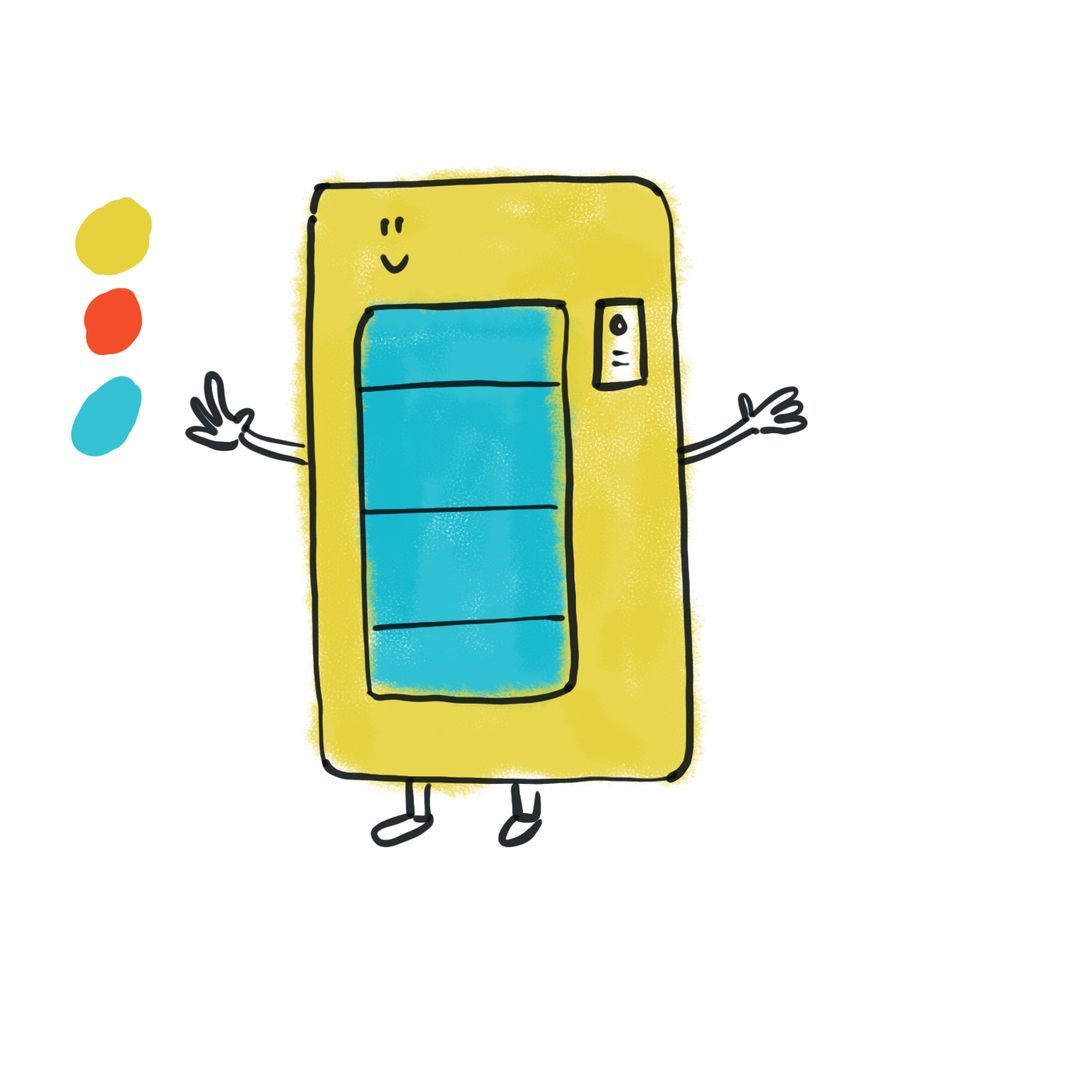
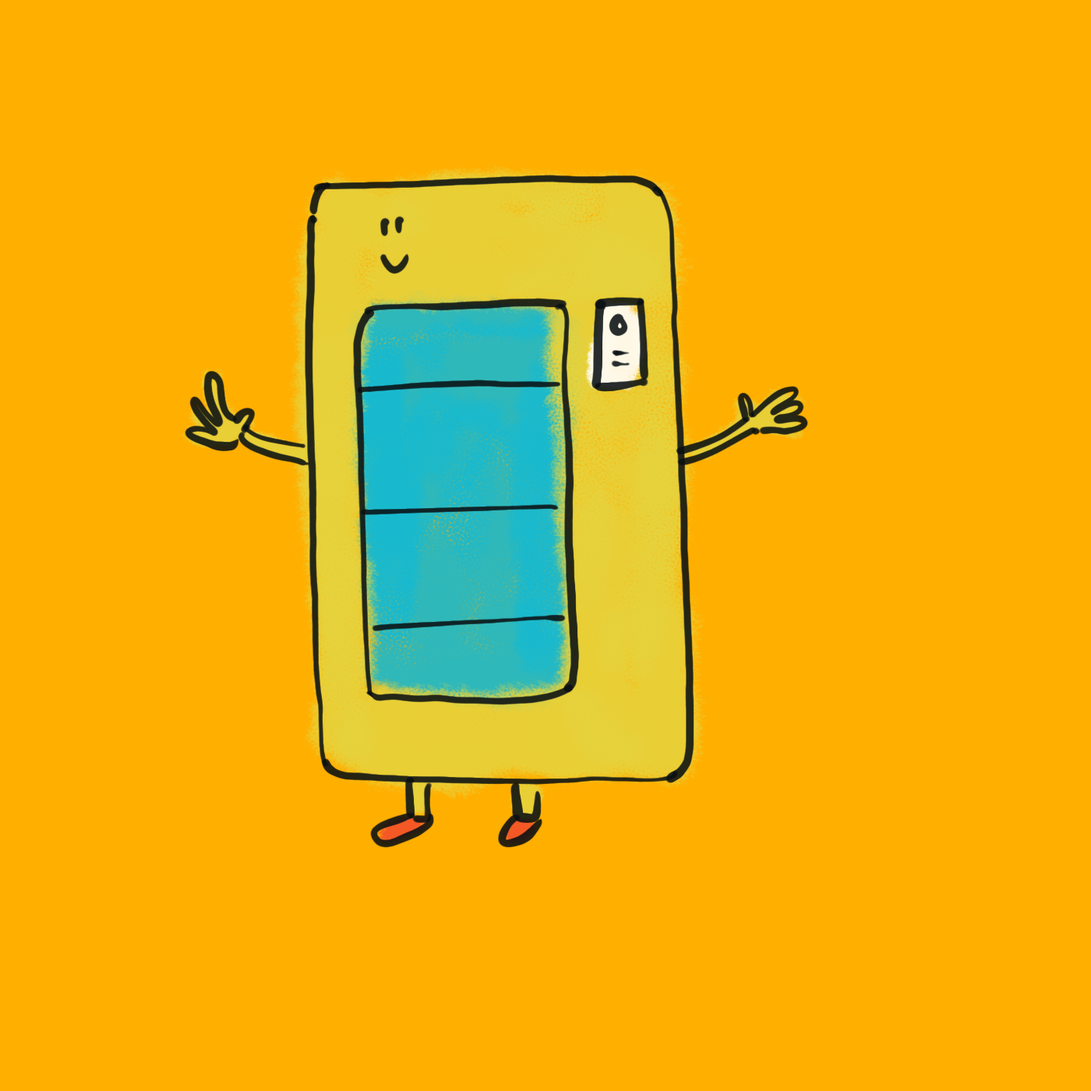
The second 1091 × 1091 image is a revision of the first. Changes to its layers:
painted on "Layer 4" over (180, 297, 808, 848)
hid "palette" over (70, 196, 153, 457)
removed layer "Layer 0 copy" over (19, 0, 1091, 1090)
added layer "Color Fill 1" above "Layer 0" over (0, 0, 1091, 1091)
